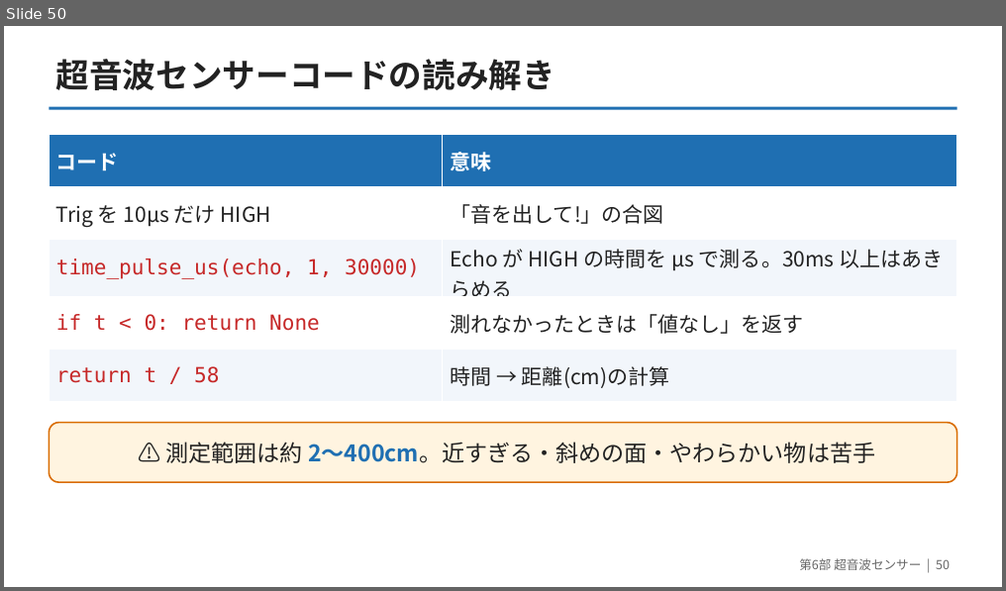
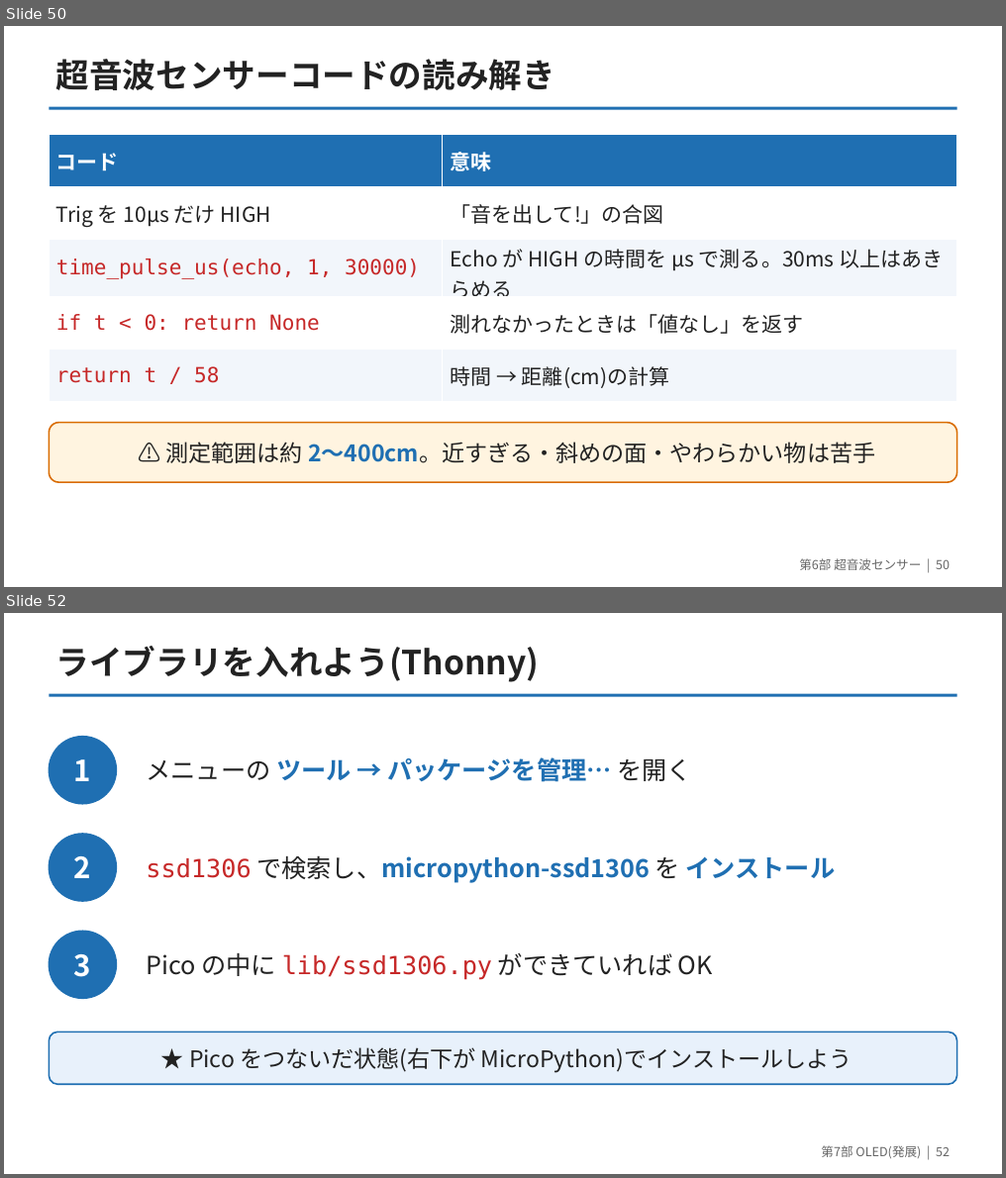
Before and after one commit to yuracode/isiot, a slide deck: slides/pico_sensor_intro.pptx. Shown one above the other, each under a label of ours: slide 50 before the commit, slides 50 and 52 after it; the slides between them are not shown. The pictures are 1006x591 and 1006x1178 pixels, drawn with LibreOffice and Linux fonts; fonts in the diff are those of the drawing. Boxes give left, top, right and bottom in pixels: in the first picture for what was removed or moved away, otherwise in the second. Text is boxed around its words. In the diff, an @@ line names an element or a change of style, - is before the commit and + after.

```diff
--- a/slides/pico_sensor_intro.pptx
+++ b/slides/pico_sensor_intro.pptx
@@ slide 52 added at <box>4,613,1002,1174</box>, background #FFFFFF @@
@@ text added at <box>56,646,540,682</box>, 32 pt, text #222222, bold @@
+ライブラリを入れよう(Thonny)
@@ rectangle added at <box>49,694,957,697</box>, fill #1F6FB2 @@
@@ ellipse added at <box>49,737,116,804</box>, fill #1F6FB2, outline #1F6FB2 1.5 pt, 28 pt, text #FFFFFF, bold @@
+1
@@ text added at <box>146,758,692,782</box>, 24 pt, text #1F6FB2, bold @@
+メニューの ツール → パッケージを管理… を開く
@@ ellipse added at <box>49,834,116,901</box>, fill #1F6FB2, outline #1F6FB2 1.5 pt, 28 pt, text #FFFFFF, bold @@
+2
@@ text added at <box>146,856,836,883</box>, 24 pt, text #1F6FB2, bold @@
+ssd1306 で検索し、micropython-ssd1306 を インストール
@@ ellipse added at <box>49,931,116,998</box>, fill #1F6FB2, outline #1F6FB2 1.5 pt, 28 pt, text #FFFFFF, bold @@
+3
@@ text added at <box>146,954,713,980</box>, 24 pt, text #222222 @@
+Pico の中に lib/ssd1306.py ができていれば OK
@@ rounded rectangle added at <box>49,1032,957,1084</box>, fill #E8F1FB, outline #1F6FB2 1.5 pt, 22 pt, text #222222 @@
+★ Pico をつないだ状態(右下が MicroPython)でインストールしよう
@@ text added at <box>821,1146,949,1158</box>, 12 pt, text #666666 @@
+第7部 OLED(発展) | 52
```
Also in this commit, not shown: 2 slides changed, 5 other slides added, 13 other files.
